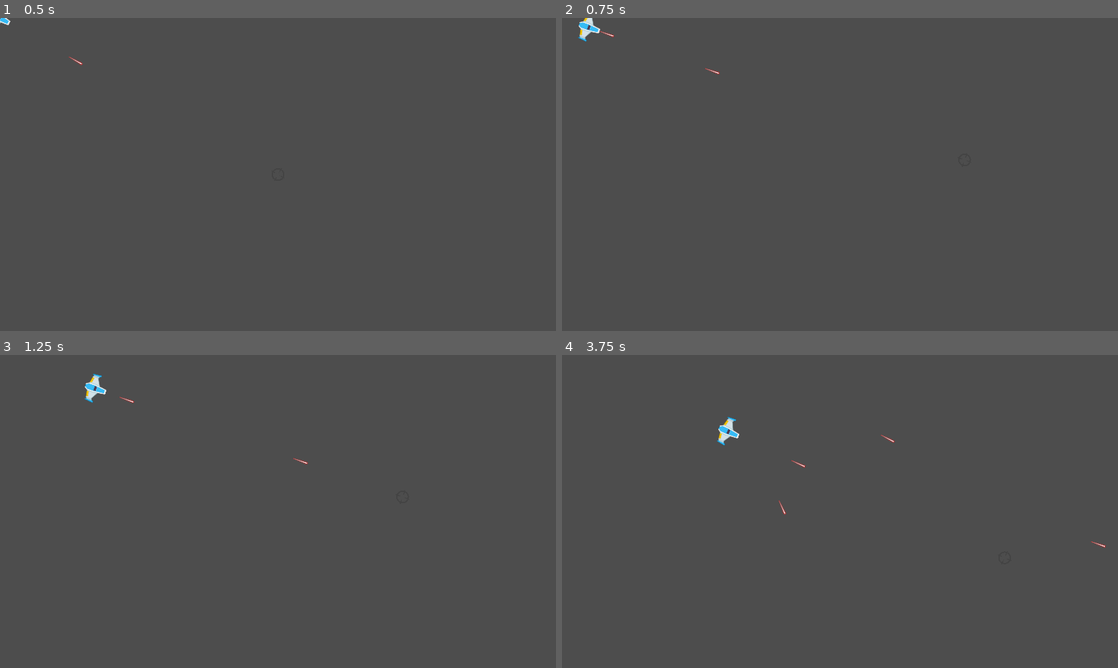
Above: before the commit, frames 1-4 (two rows, left to right).
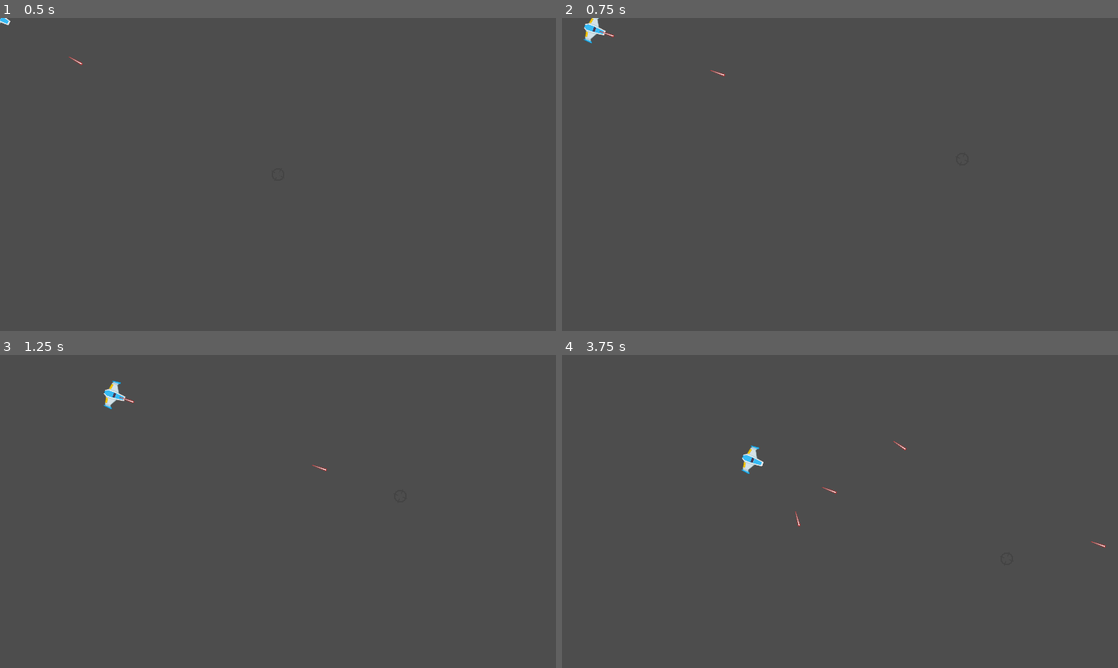
Above: after the commit, the same moments.

Repository: datashaman/survivor
Game: Godot game, scene res://player.tscn
The game is run twice, just before and just after one commit, with the same random seed, the same clock (stepped at 60 frames per second) and the same inputs. The project has no main scene, so this scene is started directly.
Inputs (mouse positions are in pixels of both pictures, inside the frame that each line leads up to):
- Up to frame 1 (0.5 s): no input
- Up to frame 2 (0.75 s): tap Enter at 0.5 s; move the mouse to (962, 158) at 0.52 s; hold Up (move_up) from 0.53 s (still down); hold Space (shoot) from 0.53 s (still down)
- Up to frame 3 (1.25 s): keep holding Up (move_up); keep holding Space (shoot)
- Up to frame 4 (3.75 s): move the mouse to (728, 527) at 1.27 s; release Up (move_up) at 1.28 s; release Space (shoot) at 1.28 s; hold Down (move_down) 1.28-2.03 s; tap Space (shoot) at 1.35, 2.85 s; move the mouse to (895, 442) at 2.02 s; hold Space (shoot) 2.03-2.78 s; hold Up (move_up) 2.03-3.53 s; move the mouse to (812, 574) at 2.77 s; move the mouse to (1006, 558) at 3.52 s; hold Down (move_down) from 3.53 s (still down); hold Space (shoot) from 3.53 s (still down)

Frame 1 is identical in both runs. In frame 2, 0.2% of the frame differs, in the area x 2-30%, y 0-19%; in frame 3, 0.4%; in frame 4, 0.5%, in the area x 27-62%, y 19-55%.

Commit message:
refactor

Diff:
--- a/player.gd
+++ b/player.gd
@@ -1,10 +1,12 @@
 extends CharacterBody2D
 
-@export var proximity = 500
+@export var proximity = 300
 @export var margin = 100
-@export var speed = 500
+@export var speed = 600
 
 @export var bullet_scene : PackedScene
+
+var mouse_pos
 
 func _init():
 	Input.set_mouse_mode(Input.MOUSE_MODE_HIDDEN)
@@ -18,9 +20,8 @@
 	if event.is_action_pressed("shoot"):
 		shoot()
 
-func get_input():
-	var mouse_pos = get_global_mouse_position()
-	look_at(mouse_pos)
+func _physics_process(_delta):
+	mouse_pos = get_global_mouse_position()
 
 	var dir = Input.get_axis("move_down", "move_up")
 	var dist = position.distance_to(mouse_pos)
@@ -30,8 +31,8 @@
 	if Input.is_action_pressed("move_up"):
 		velocity *= smoothstep(0, proximity, dist - margin)
 
+	move_and_slide()
+
+func _process(_delta):
+	look_at(mouse_pos)
 	$Crosshairs.set_global_position(mouse_pos)
-
-func _physics_process(_delta):
-	get_input()
-	move_and_slide()
